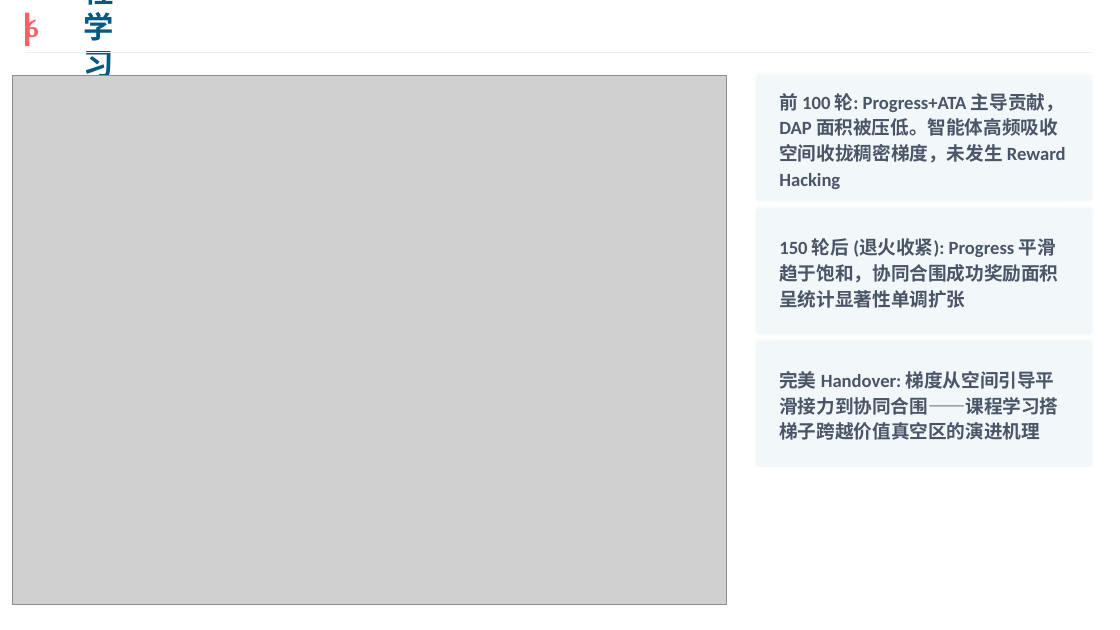
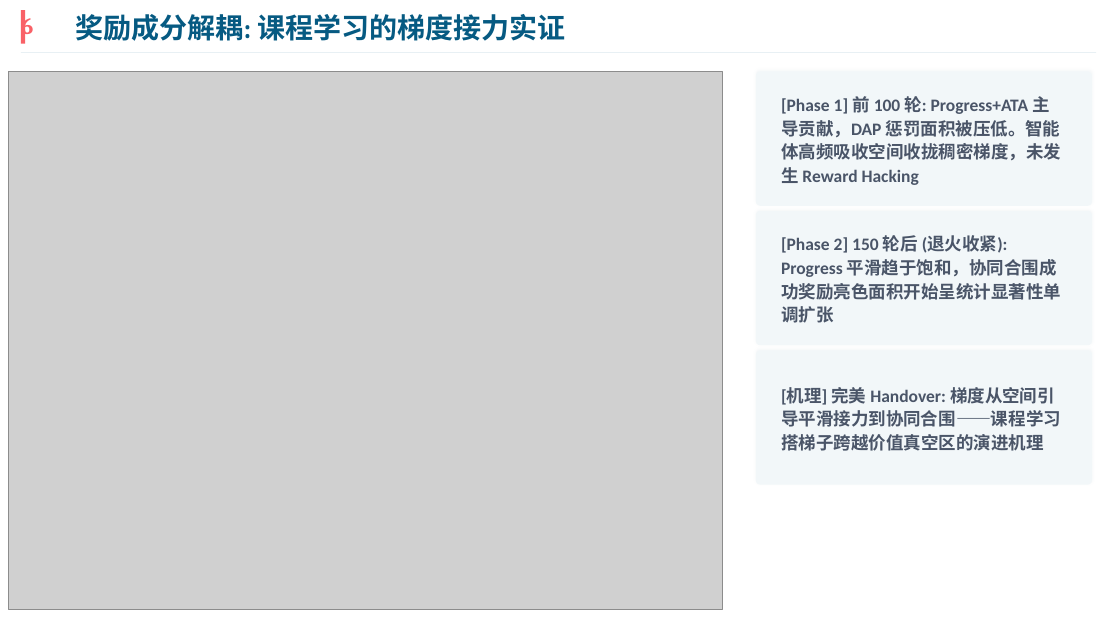
Before and after one commit to NishimiyaXSean/jsbsim-marl-formation, a slide deck: slide 7 of results/ppt/formation_coop_v7.pptx. Drawn at 1120x630 pixels with LibreOffice and Linux fonts; fonts in the diff are those of the drawing; grey boxes stand for pictures. Boxes give left, top, right and bottom in pixels: in the first picture for what was removed or moved away, otherwise in the second. Text is boxed around its words. In the diff, an @@ line names an element or a change of style, - is before the commit and + after.

Commit message:
feat: PPT v7 final + Self-Attention architecture diagram
PPT fixes:
  - Title bar: reduced font (24pt), wider box (12.2"), overflow prevention
  - All framed text boxes now prefixed with keyword tags:
    [特征解耦] [注意力路由] [对称破缺] [价值引导] etc.
  - Box height limits relaxed to 1.6" for better fill
  - P2 body expanded with structured bullet format (致命缺陷/具体表现/根因)

New figure: results/viz/fig_self_attention_arch.pdf
  - Clean flowchart: Obs[33] -> 3 Tokens -> Linear -> MHA -> Pool -> MLP -> Action
  - Embedded on P3 alongside existing Fig 3 stats
  - Ocean Gradient palette, white background, publication style

```diff
--- a/results/ppt/formation_coop_v7.pptx
+++ b/results/ppt/formation_coop_v7.pptx
@@ text "6" at [21,13,34,39]: size 22 to 20 pt @@
@@ rectangle: place and size @@
-rectangle at [25,13,29,46]
+rectangle at [21,10,25,44]
@@ text "奖励成分解耦: 课程学习的梯度接力实证": place and size @@
-text "奖励成分解耦: 课程学习的梯度接力实证" at [84,0,114,76]
+text "奖励成分解耦: 课程学习的梯度接力实证" at [75,14,565,41]
@@ text "奖励成分解耦: 课程学习的梯度接力实证" at [75,14,565,41]: size 26 to 24 pt @@
@@ rectangle: place and size @@
-rectangle at [25,52,1092,53]
+rectangle at [21,52,1096,53]
@@ picture: place and size @@
-picture at [13,76,727,605]
+picture at [8,71,723,609]
@@ rounded rectangle: place and size @@
-rounded rectangle at [756,76,1092,202]
+rounded rectangle at [756,71,1092,206]
@@ text at [781,96,1061,185]: text changed; size 16 to 15 pt @@
-前 100 轮: Progress+ATA 主导贡献，DAP 面积被压低。智能体高频吸收空间收拢稠密梯度，未发生 Reward Hacking
+[Phase 1] 前 100 轮: Progress+ATA 主导贡献，DAP 惩罚面积被压低。智能体高频吸收空间收拢稠密梯度，未发生 Reward Hacking
@@ rounded rectangle: place and size @@
-rounded rectangle at [756,208,1092,334]
+rounded rectangle at [756,211,1092,345]
@@ text at [781,235,1061,323]: text changed; size 16 to 15 pt @@
-150 轮后 (退火收紧): Progress 平滑趋于饱和，协同合围成功奖励面积呈统计显著性单调扩张
+[Phase 2] 150 轮后 (退火收紧): Progress 平滑趋于饱和，协同合围成功奖励亮色面积开始呈统计显著性单调扩张
@@ proportions changed in 3 elements at [756,71,1092,206], [756,211,1092,345], [756,350,1092,485] @@
@@ rounded rectangle: place and size @@
-rounded rectangle at [756,341,1092,467]
+rounded rectangle at [756,350,1092,485]
@@ text at [781,387,1061,451]: text changed; size 16 to 15 pt @@
-完美 Handover: 梯度从空间引导平滑接力到协同合围——课程学习搭梯子跨越价值真空区的演进机理
+[机理] 完美 Handover: 梯度从空间引导平滑接力到协同合围——课程学习搭梯子跨越价值真空区的演进机理
```
Also in this commit, not shown: 11 other slides changed, 2 other files.
